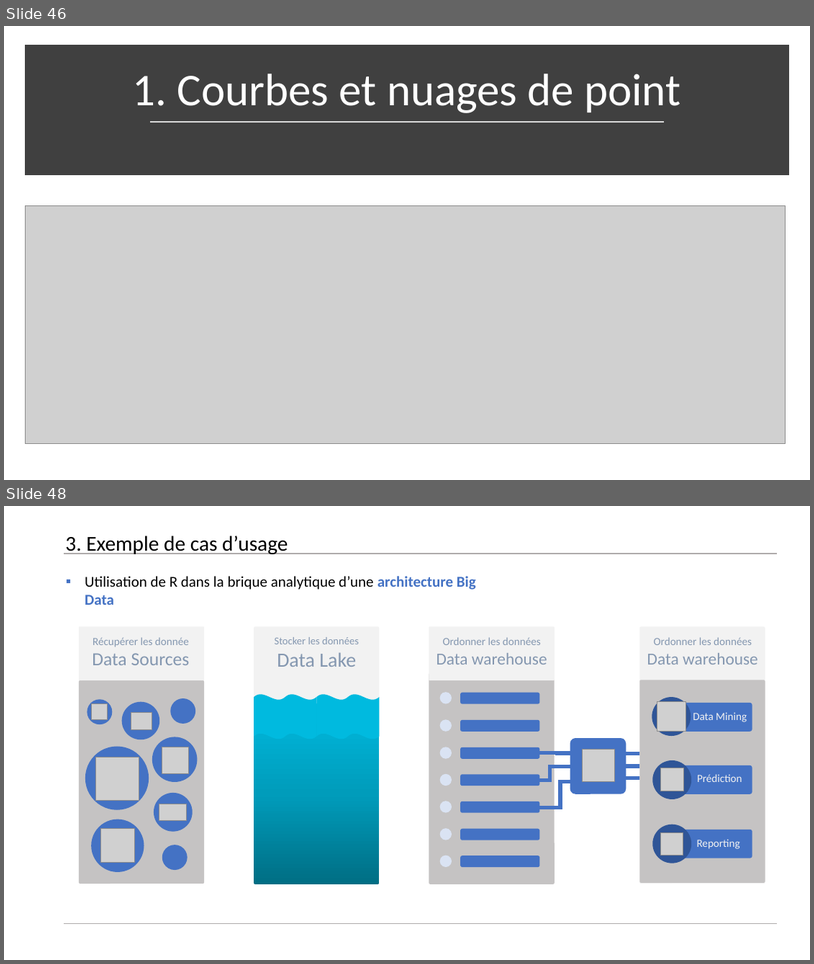
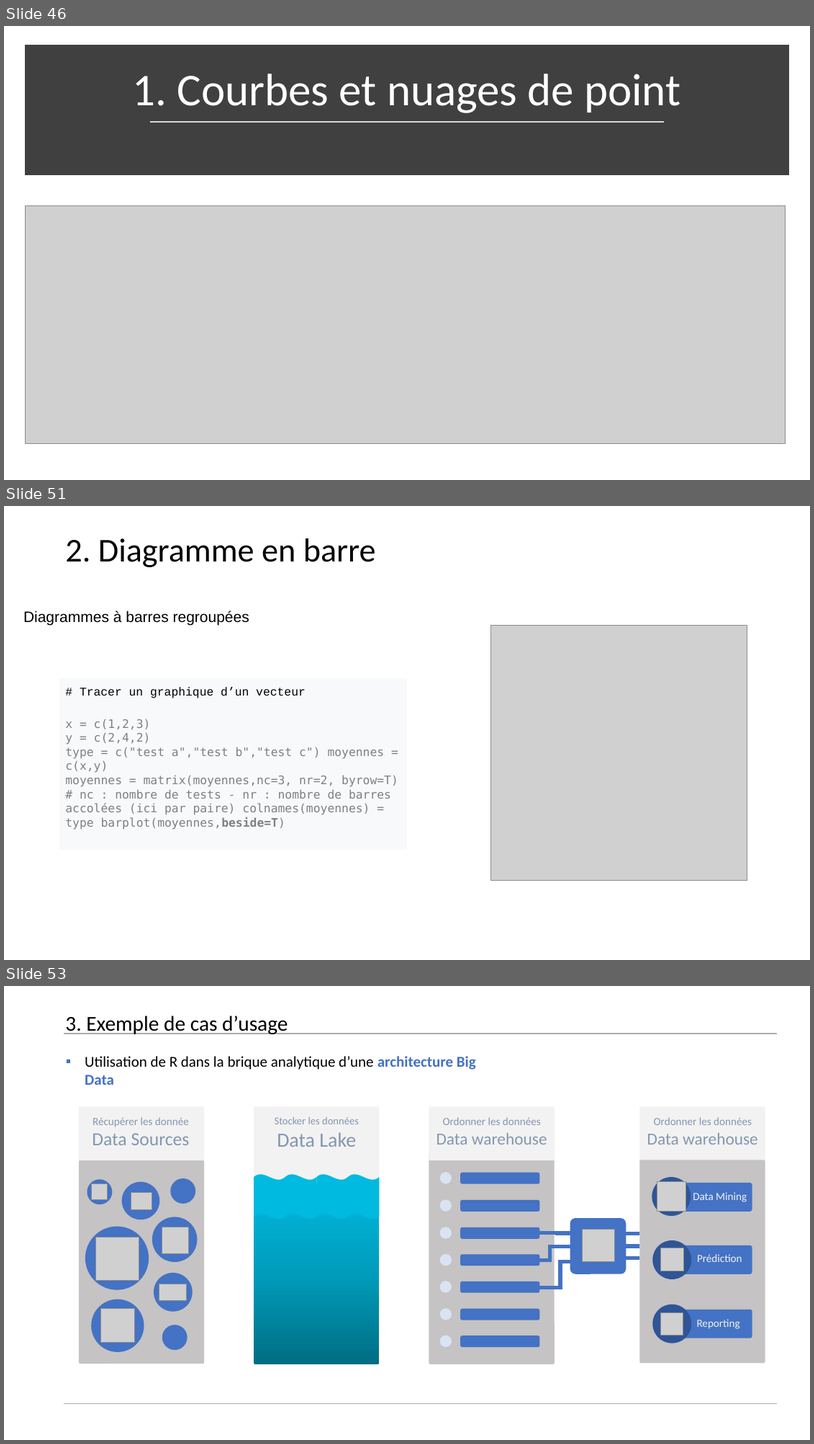
Before and after one commit to Arkantick/Enseignement_EPSI_LangageR, a slide deck: EPSI/Langage R/Généralités R/Environnement_R_Cours.pptx. Shown one above the other, each under a label of ours: slides 46 and 48 before the commit, slides 46, 51 and 53 after it; the slides between them are not shown. The pictures are 814x964 and 814x1444 pixels, drawn with LibreOffice and Linux fonts; fonts in the diff are those of the drawing; grey boxes stand for pictures; background and template pictures are left out. Boxes give left, top, right and bottom in pixels: in the first picture for what was removed or moved away, otherwise in the second. Text is boxed around its words. In the diff, an @@ line names an element or a change of style, - is before the commit and + after.

```diff
--- a/EPSI/Langage R/Généralités R/Environnement_R_Cours.pptx
+++ b/EPSI/Langage R/Généralités R/Environnement_R_Cours.pptx
@@ slide 51 added at bbox=[4, 506, 810, 960], background #FFFFFF @@
@@ title added at bbox=[65, 538, 376, 567], 39.6 pt, text #000000 @@
+2. Diagramme en barre
@@ text added at bbox=[23, 610, 250, 625], 18 pt, text #000000 @@
+Diagrammes à barres regroupées
@@ picture added at bbox=[491, 626, 748, 880] @@
@@ rectangle added at bbox=[59, 678, 407, 849], fill #F8F9FA, 14 pt, text #808080 @@
+# Tracer un graphique d’un vecteur
+x = c(1,2,3)
+y = c(2,4,2)
+type = c("test a","test b","test c") moyennes = c(x,y)
+moyennes = matrix(moyennes,nc=3, nr=2, byrow=T) # nc : nombre de tests - nr : nombre de barres accolées (ici par paire) colnames(moyennes) = type barplot(moyennes,beside=T)
@@ what was slide 48 is now slide 53 @@
```
Also in this commit, not shown: 3 slides changed, 4 other slides added.
